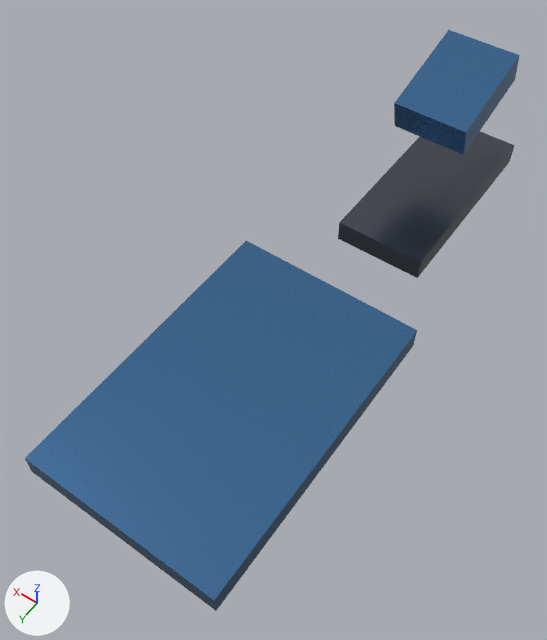
Two versions of the glTF model apps/web-client/public/assets/models/units/AL_OracleArtillery_LOD2.glb, one commit apart.
Both versions are drawn from a 50 mm lens placed at (-4.7, 12.74, 12.51), pointed at (0.43, 5.56, 1.23). The axes (+X, +Y, +Z) are drawn at lower left. The lights are the same throughout. The picture after the commit comes second. Objects named as collision shapes, trigger or cutter boxes, shadow casters or lower levels of detail are left out. Where no turn or scale is listed for an object, it has been applied to the vertices. Vertices at exactly the same position are counted once.
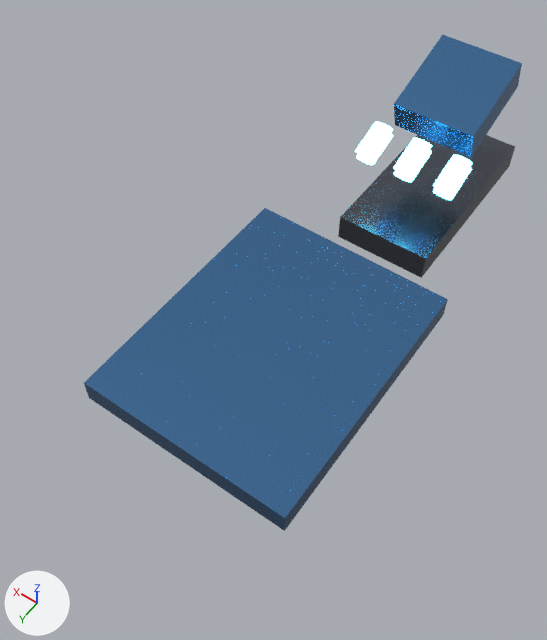
ob_turretyaw is not drawn itself; it is the parent of ob_gunpitch.
ob_gunpitch is not drawn itself; it is the parent of ob_cube_002, ob_muzzle.

Edits to the bpy script that builds the scene:
```text
Add mat_mat_allianceblue:
    mat_mat_allianceblue = principled_material('Mat_AllianceBlue')
    mat_mat_allianceblue.base_color = (0.05, 0.65, 1.0)  # cyan #3fd3ff
    mat_mat_allianceblue.metallic = 0.4
    mat_mat_allianceblue.roughness = 0.15
    mat_mat_allianceblue.emission_color = (0.1, 0.75, 1.0)  # cyan #59e1ff
    mat_mat_allianceblue.emission_strength = 10.0
Change me_cube_001:
    where me_cube_001.from_pydata(...)  # 8 vertices, 12 faces; spans x -0.5..0.5, y -0.5..0.5, z -0.5..0.5
    remove me_cube_001.materials.append(mat_mat_alliancearmor)  # blue #5081b3
    add me_cube_001.materials.append(mat_mat_darksteel)  # grey #61656f
Add me_cylinder_005:
    me_cylinder_005.from_pydata(...)  # 64 vertices, 124 faces; spans x -0.216..0.216, y -0.406..0.406, z -0.203..0.203
    me_cylinder_005.materials.append(mat_mat_allianceblue)  # cyan #3fd3ff, glowing cyan #59e1ff
Change ob_cube:
    ob_cube: bpy.data.objects.new('Cube', me_cube) -> bpy.data.objects.new('Cube', me_cube_001)
    ob_cube.scale: (2.0, 4.6, 0.5) -> (2.1, 4.4, 0.6)
Change ob_cube_001:
    ob_cube_001: bpy.data.objects.new('Cube.001', me_cube_001) -> bpy.data.objects.new('Cube.001', me_cube_002)
    ob_cube_001.location: (0.0, 1.6, 1.25) -> (0.0, 1.4, 1.3)
    ob_cube_001.scale: (1.95, 1.3, 0.95) -> (2.0, 1.2, 0.8)
Change ob_turretyaw:
    ob_turretyaw.location: (0.0, 0.0, 1.2) -> (0.0, 0.0, 1.1)
Change ob_gunpitch:
    ob_gunpitch.location: (0.0, 0.5, 0.3) -> (0.0, 0.4, 0.25)
Change ob_cube_002:
    ob_cube_002.rotation_euler: (-0.262, 0.0, 0.0) -> (-0.314, 0.0, 0.0)  # degrees (-15, 0, 0) -> degrees (-18, 0, 0)
    ob_cube_002.scale: (1.6, 2.2, 0.7) -> (1.8, 2.0, 0.7)
Add ob_cylinder_005:
    ob_cylinder_005 = bpy.data.objects.new('Cylinder.005', me_cylinder_005)
    ob_cylinder_005.location = (0.9, 1.28, 2.29)
Add ob_cylinder_004:
    ob_cylinder_004 = bpy.data.objects.new('Cylinder.004', me_cylinder_005.copy())
    ob_cylinder_004.location = (0.9, 1.34, 2.49)
Add ob_cylinder_003:
    ob_cylinder_003 = bpy.data.objects.new('Cylinder.003', me_cylinder_005.copy())
    ob_cylinder_003.location = (0.0, 1.28, 2.29)
Add ob_cylinder_002:
    ob_cylinder_002 = bpy.data.objects.new('Cylinder.002', me_cylinder_005.copy())
    ob_cylinder_002.location = (0.0, 1.34, 2.49)
Add ob_cylinder_001:
    ob_cylinder_001 = bpy.data.objects.new('Cylinder.001', me_cylinder_005.copy())
    ob_cylinder_001.location = (-0.9, 1.28, 2.29)
Add ob_cylinder:
    ob_cylinder = bpy.data.objects.new('Cylinder', me_cylinder_005.copy())
    ob_cylinder.location = (-0.9, 1.34, 2.49)
```

Location of each change, (x1, y1, x2, y2) in pixels of the pictures (547 x 640 px; the box of a moved part takes in the faces that stretch with it):
'Cube.001', recoloured, rescaled, reshaped, moved (7% narrower, 13% shorter)
    before: (25, 241, 417, 611)
    after: (84, 208, 448, 531)
'Cube', recoloured, reshaped, rescaled
    before: (338, 132, 515, 278)
    after: (338, 135, 515, 278)
'Cube.002', moved, turned, rescaled
    before: (394, 30, 520, 155)
    after: (394, 35, 522, 157)
'Cylinder', added
    after: (433, 154, 473, 195)
'Cylinder.002', added
    after: (393, 137, 432, 177)
'Cylinder.004', added
    after: (355, 121, 393, 160)
'Cylinder.005', added
    after: (356, 133, 393, 165)
'Cylinder.003', added
    after: (393, 150, 432, 183)
'Cylinder.001', added
    after: (433, 167, 472, 200)
part 1 of me_cube, moved or reshaped (not visible afterwards)
    before: (338, 132, 515, 278)
